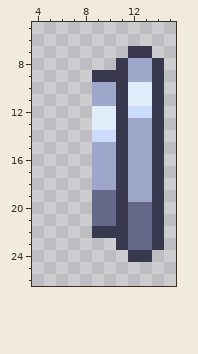
Pixel-art sprite, stored at _Data/LevelObject/FirePort.png. This is how it looked before the edit.
The file is 16x32 pixels. Shown: x 4..15, y 5..26. The old version is drawn lined up with the new one.
New version:
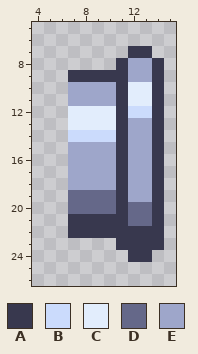
Palette (. is transparent): A #38384e  B #cbdbfc  C #e2edfc  D #656889  E #9ea6ca
From old to new:
whole drawing moved by +6,+0 (the old picture is shown already moved)
@@ x 4..15 @@
  8 .......AEEA.
- 9 .....AAAEEA.
-10 .....EEACCA.
-11 .....EEACCA.
-12 .....CCABBA.
-13 .....CCAEEA.
-14 .....BBAEEA.
-15 .....EEAEEA.
-16 .....EEAEEA.
-17 .....EEAEEA.
-18 .....EEAEEA.
-19 .....DDAEEA.
-20 .....DDADDA.
-21 .....DDADDA.
-22 .....AAADDA.
-23 .......ADDA.
+ 9 ...AAAAAEEA.
+10 ...EEEEACCA.
+11 ...EEEEACCA.
+12 ...CCCCABBA.
+13 ...CCCCAEEA.
+14 ...BBBBAEEA.
+15 ...EEEEAEEA.
+16 ...EEEEAEEA.
+17 ...EEEEAEEA.
+18 ...EEEEAEEA.
+19 ...DDDDAEEA.
+20 ...DDDDADDA.
+21 ...AAAAADDA.
+22 ...AAAAAAAA.
+23 .......AAAA.
 24 ........AA..
